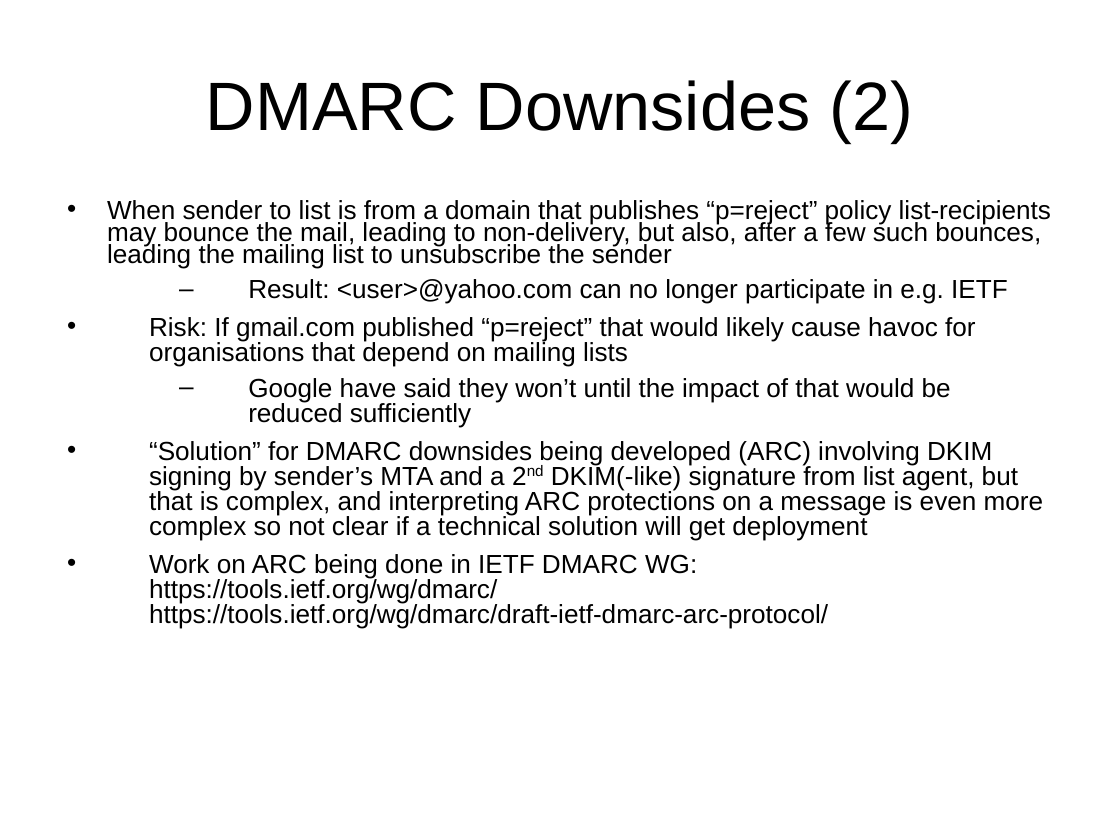
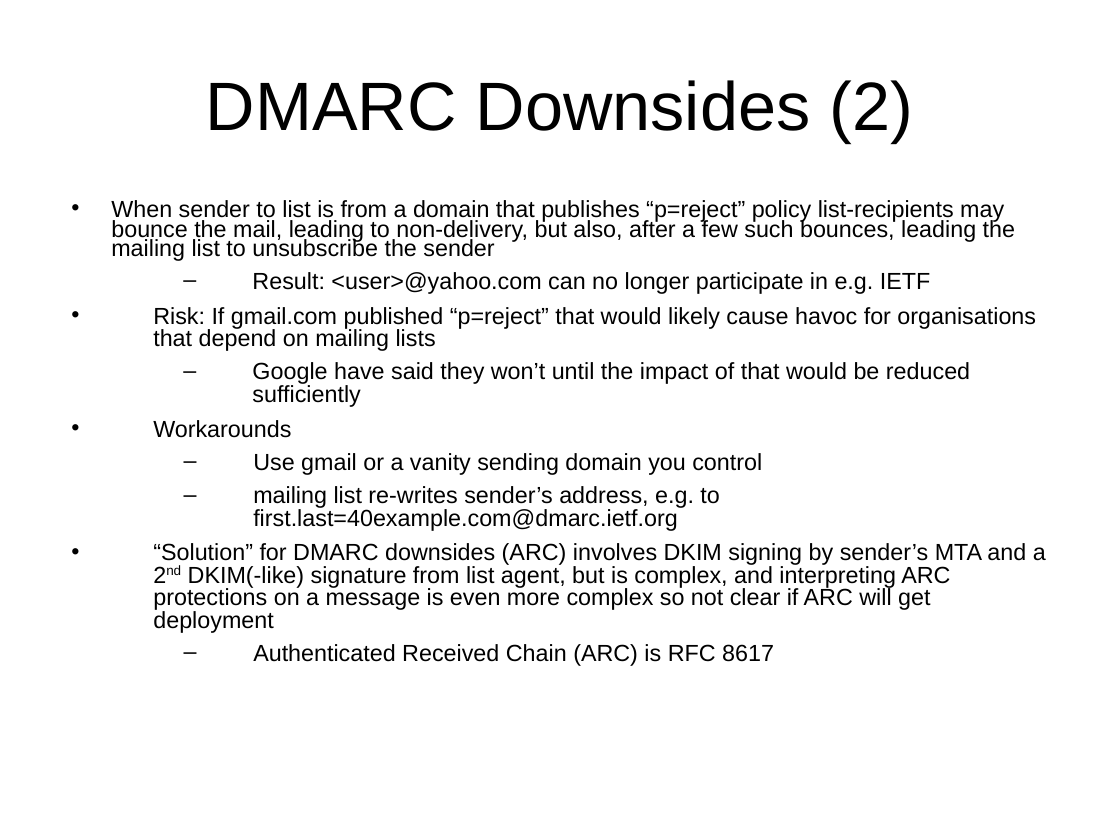
Before and after one commit to sftcd/cs7053, a slide deck: slide 22 of 2016lectures/04-spam.ppt. Drawn at 1120x840 pixels with LibreOffice and Linux fonts; fonts in the diff are those of the drawing. Boxes give left, top, right and bottom in pixels: in the first picture for what was removed or moved away, otherwise in the second. Text is boxed around its words. In the diff, an @@ line names an element or a change of style, - is before the commit and + after.

Commit message:
updated mail again

```diff
--- a/2016lectures/04-spam.ppt
+++ b/2016lectures/04-spam.ppt
@@ text at (x1=111, y1=200, x2=1036, y2=407): size 16.8 to 15 pt in "When sender to list is from a ...", "Result: <user>@yahoo.com can no longer participate in ...", "Risk: If gmail.com published “p=reject” that would ...", "Google have said they won’t until the ..." @@
@@ text at (x1=153, y1=420, x2=1046, y2=666): text changed; size 16.8 to 15 pt @@
-• “Solution” for DMARC downsides being developed (ARC) involving DKIM signing by sender’s MTA and a 2nd DKIM(-like) signature from list agent, but that is complex, and interpreting ARC protections on a message is even more complex so not clear if a technical solution will get deployment
-• Work on ARC being done in IETF DMARC WG: https://tools.ietf.org/wg/dmarc/
-  https://tools.ietf.org/wg/dmarc/draft-ietf-dmarc-arc-protocol/
+• Workarounds
+  – Use gmail or a vanity sending domain you control
+  – mailing list re-writes sender’s address, e.g. to first.last=40example.com@dmarc.ietf.org
+• “Solution” for DMARC downsides (ARC) involves DKIM signing by sender’s MTA and a 2nd DKIM(-like) signature from list agent, but is complex, and interpreting ARC protections on a message is even more complex so not clear if ARC will get deployment
+  – Authenticated Received Chain (ARC) is RFC 8617
```
Also in this commit, not shown: 18 other slides changed, 1 slide added, 2 other files.
